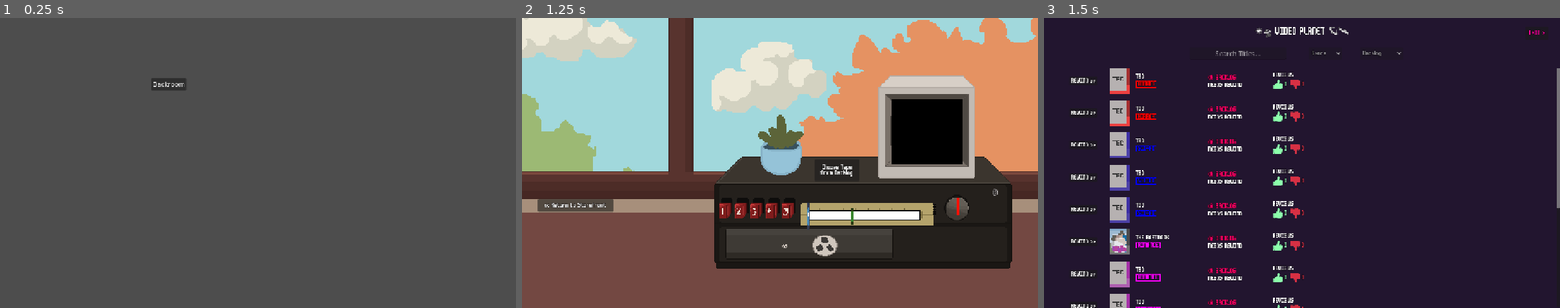
Above: before the commit, frames 1-3 (left to right).
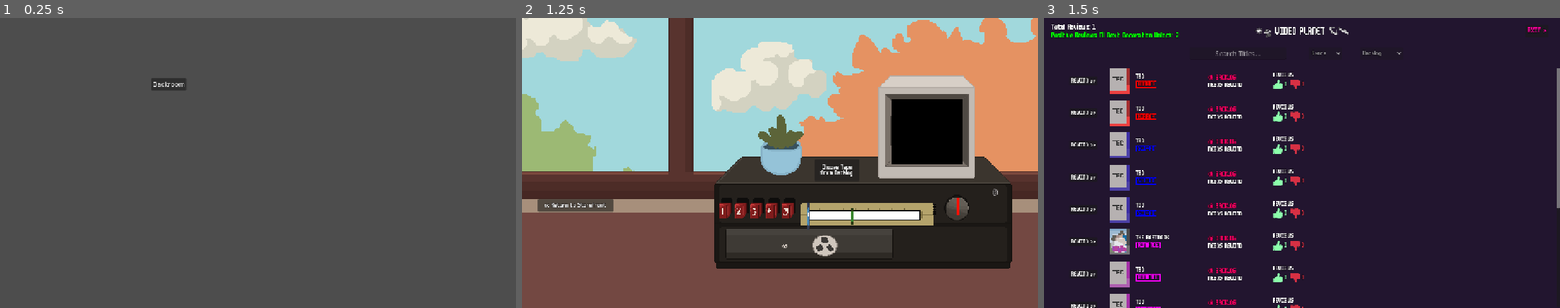
Above: after the commit, the same moments.

Repository: Sleeping-Robot-Games/video-planet
Game: Godot game, scene res://title/title.tscn
Two runs of this game, one before a commit and one after it. Both use one fixed random seed, a clock stepped at 60 frames per second and the inputs below. The engine's default icon, where the game draws it, is replaced by a stand-in: a white triangle on a blue panel in a dark square. Video files are missing from this copy of the repository; at most half a second of black plays in their place.
Inputs:
- Up to frame 1 (0.25 s): no input
- Up to frame 2 (1.25 s): click "Backroom" at 0.5 s
- Up to frame 3 (1.5 s): click "Choose Tape from Backlog" at 1.25 s

Frames 1-2 are identical in both runs. In frame 3, 0.5% of the frame differs, in the area x 1-98%, y 1-7%.

Commit message:
website review counts

Diff:
--- a/global.gd
+++ b/global.gd
@@ -6,6 +6,50 @@
 var is_clocking_in: bool = true
 var is_dialogue_open: bool = false
 var player_movement_disabled: bool = true
+var decoration_unlocks: Array = [
+	{
+		'name': 'rug_a',
+		'slot': 'rug',
+		'unlocks_at': 0,
+		'is_unlocked': true
+	},
+	{
+		'name': 'rug_b',
+		'slot': 'rug',
+		'unlocks_at': 1,
+		'is_unlocked': false
+	},
+	{
+		'name': 'cobwebs',
+		'slot': 'ceiling',
+		'unlocks_at': 3,
+		'is_unlocked': false
+	},
+	{
+		'name': 'string_lights',
+		'slot': 'ceiling',
+		'unlocks_at': 5,
+		'is_unlocked': false
+	},
+	{
+		'name': '???',
+		'slot': '???',
+		'unlocks_at': 8,
+		'is_unlocked': false
+	},
+	{
+		'name': '???',
+		'slot': '???',
+		'unlocks_at': 12,
+		'is_unlocked': false
+	},
+	{
+		'name': '???',
+		'slot': '???',
+		'unlocks_at': 16,
+		'is_unlocked': false
+	}
+]
 
 func folders_in_dir(path: String) -> Array:
 	var folders = []
--- a/website/website.gd
+++ b/website/website.gd
@@ -11,6 +11,10 @@
 
 signal rewind_movie_selected(movie_id: String)
 
+var total_reviews: int = 0
+var positive_reviews: int = 0
+var next_unlock: int = -1
+
 func _ready():
 	# game pauses when website is open, this allows website to remain active during game pause
 	process_mode = Node.PROCESS_MODE_ALWAYS
@@ -21,8 +25,27 @@
 		listings_container.add_child(listing)
 		listing.init(self)
 		listing.set_movie(movie_id)
+		# tally reviews
+		for review in m.inventory[movie_id].reviews:
+			total_reviews += 1
+			if review.is_positive:
+				positive_reviews += 1
+		# calc next unlock
+		for decoration in g.decoration_unlocks:
+			if positive_reviews >= decoration.unlocks_at:
+				decoration.is_unlocked = true
+			else:
+				next_unlock = decoration.unlocks_at - positive_reviews
+				break
+		# set next unlock text
+		if next_unlock == -1:
+			$ReviewRewards/NextUnlock.text = 'All Decorations Unlocked!'
+		else:
+			$ReviewRewards/NextUnlock.text = 'Positive Reviews Til Next Decoration Unlock: %d' % next_unlock
+		# set total reviews text
+		$ReviewRewards/TotalReviews.text = 'Total Reviews: %d' % total_reviews
 
-func _on_close_button_pressed() -> void:
+func _on_exit_button_pressed() -> void:
 	get_tree().paused = false
 	hide()
 
--- a/website/website.tscn
+++ b/website/website.tscn
@@ -123,19 +123,40 @@
 size_flags_horizontal = 3
 theme_override_constants/separation = 16
 
-[node name="Button" type="Button" parent="." groups=["ui_buttons"]]
+[node name="ExitButton" type="Button" parent="." groups=["ui_buttons"]]
 layout_mode = 0
 offset_left = 1194.0
-offset_top = 23.0
+offset_top = 18.0
 offset_right = 1252.0
-offset_bottom = 54.0
+offset_bottom = 49.0
 theme = ExtResource("2_fayii")
 theme_override_colors/font_color = Color(0.9565968, 3.946722e-06, 0.59827226, 1)
+theme_override_font_sizes/font_size = 18
 text = "EXIT >"
+
+[node name="ReviewRewards" type="VBoxContainer" parent="."]
+layout_mode = 0
+offset_left = 18.0
+offset_top = 16.0
+offset_right = 274.0
+offset_bottom = 56.0
+
+[node name="TotalReviews" type="Label" parent="ReviewRewards"]
+layout_mode = 2
+theme = ExtResource("2_fayii")
+theme_override_font_sizes/font_size = 18
+text = "Total Reviews: 0"
+
+[node name="NextUnlock" type="Label" parent="ReviewRewards"]
+layout_mode = 2
+theme = ExtResource("2_fayii")
+theme_override_colors/font_color = Color(0, 1, 0, 1)
+theme_override_font_sizes/font_size = 18
+text = "Positive Reviews Til Next Decoration Unlock: 0"
 
 [connection signal="text_changed" from="Container/Header/VBox/Filters/Search" to="." method="_on_search_text_changed"]
 [connection signal="item_selected" from="Container/Header/VBox/Filters/Genre/Picker" to="." method="_on_genre_item_selected"]
 [connection signal="pressed" from="Container/Header/VBox/Filters/Genre/Spacer/ClearButton" to="." method="_on_clear_genre_pressed"]
 [connection signal="item_selected" from="Container/Header/VBox/Filters/Status/Picker" to="." method="_on_status_item_selected"]
 [connection signal="pressed" from="Container/Header/VBox/Filters/Status/Spacer/ClearButton" to="." method="_on_clear_status_pressed"]
-[connection signal="pressed" from="Button" to="." method="_on_close_button_pressed"]
+[connection signal="pressed" from="ExitButton" to="." method="_on_exit_button_pressed"]
Not shown: 1 places in website/website.tscn that only renumber resources
